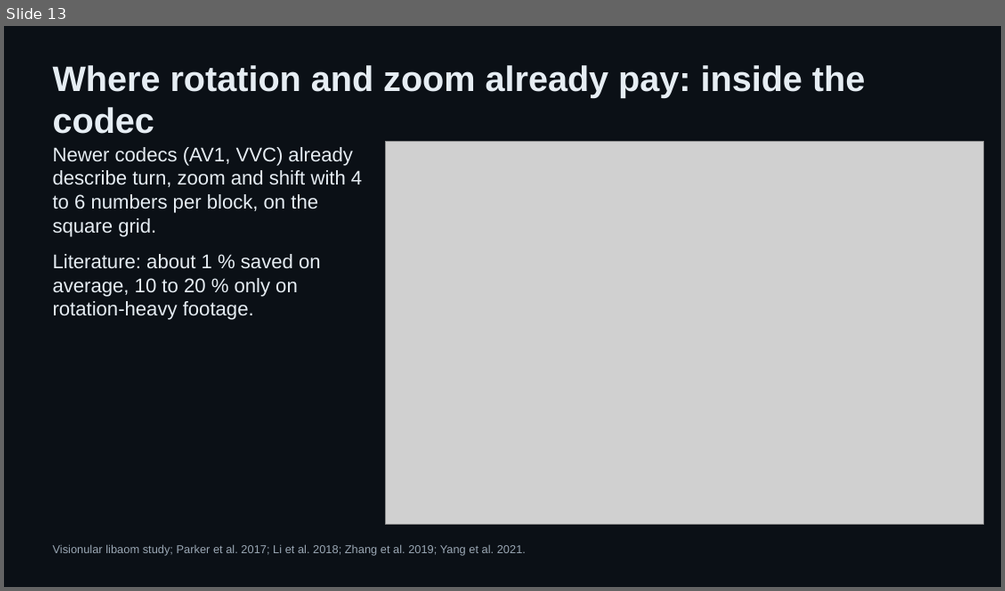
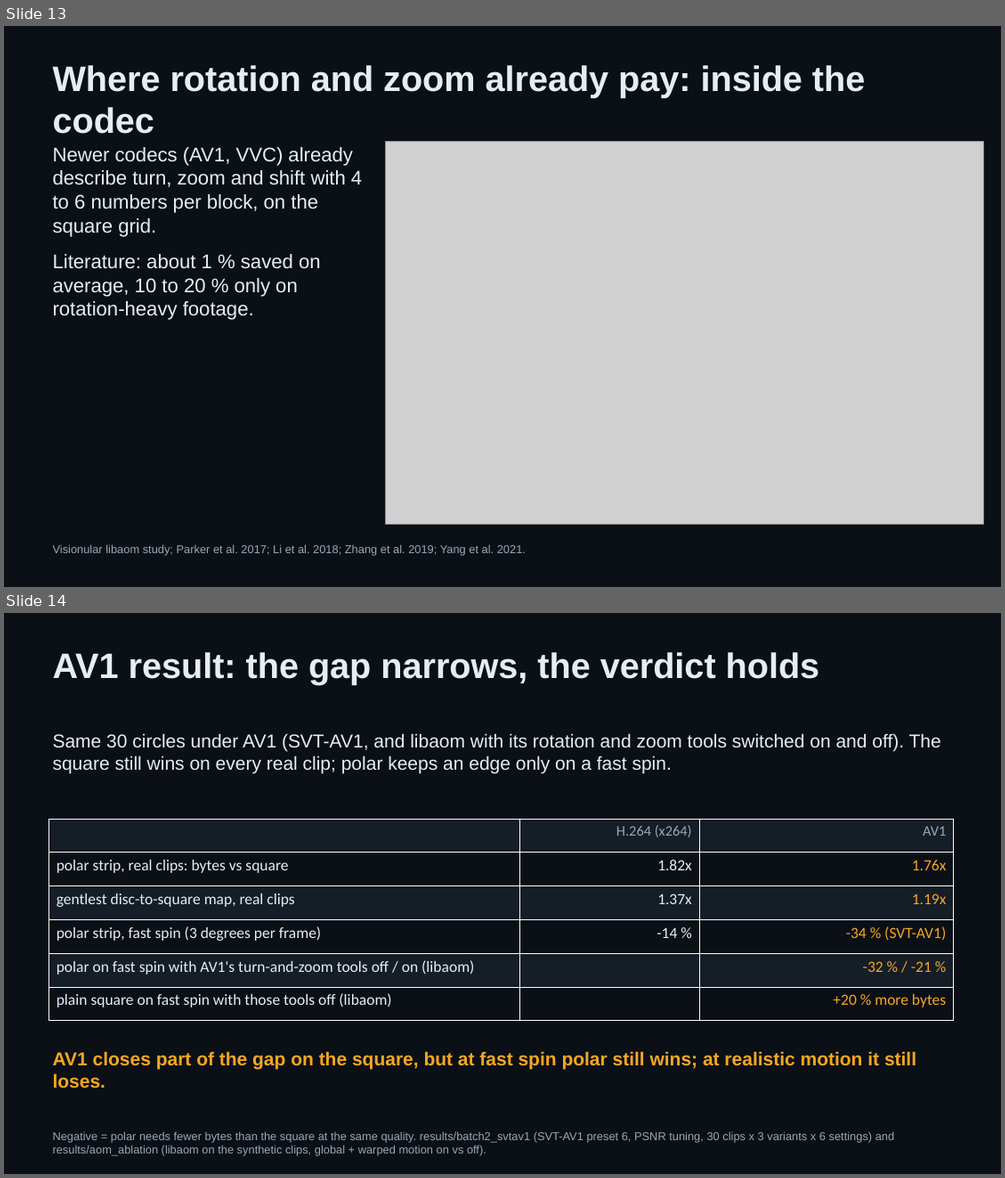
Before and after one commit to padington/polar-codec-site, a slide deck: slides/polar-codec.pptx. Shown one above the other, each under a label of ours: slide 13 before the commit, slides 13 and 14 after it. The pictures are 1005x591 and 1005x1178 pixels, drawn with LibreOffice and Linux fonts; fonts in the diff are those of the drawing; grey boxes stand for pictures. Boxes give left, top, right and bottom in pixels: in the first picture for what was removed or moved away, otherwise in the second. Text is boxed around its words. In the diff, an @@ line names an element or a change of style, - is before the commit and + after.

Commit message:
Deck slide 14: measured AV1 result; results page gains the AV1 section

```diff
--- a/slides/polar-codec.pptx
+++ b/slides/polar-codec.pptx
@@ slide 14 added at (x1=4, y1=613, x2=1001, y2=1174), background #0B1016 @@
@@ text added at (x1=53, y1=652, x2=820, y2=684), 34 pt, text #E6EDF3, bold @@
+AV1 result: the gap narrows, the verdict holds
@@ text added at (x1=53, y1=733, x2=941, y2=773), 18 pt, text #E6EDF3 @@
+Same 30 circles under AV1 (SVT-AV1, and libaom with its rotation and zoom tools switched on and off). The square still wins on every real clip; polar keeps an edge only on a fast spin.
@@ table added at (x1=48, y1=819, x2=954, y2=1021), 6 rows, 3 columns @@
+ | H.264 (x264) | AV1
+polar strip, real clips: bytes vs square | 1.82x | 1.76x
+gentlest disc-to-square map, real clips | 1.37x | 1.19x
+polar strip, fast spin (3 degrees per frame) | -14 % | -34 % (SVT-AV1)
+polar on fast spin with AV1's turn-and-zoom tools off / on (libaom) |  | -32 % / -21 %
+plain square on fast spin with those tools off (libaom) |  | +20 % more bytes
@@ text added at (x1=53, y1=1051, x2=916, y2=1088), 18 pt, text #F5A623, bold @@
+AV1 closes part of the gap on the square, but at fast spin polar still wins; at realistic motion it still loses.
@@ text added at (x1=53, y1=1131, x2=894, y2=1156), 11 pt, text #9AA7B4 @@
+Negative = polar needs fewer bytes than the square at the same quality. results/batch2_svtav1 (SVT-AV1 preset 6, PSNR tuning, 30 clips x 3 variants x 6 settings) and results/aom_ablation (libaom on the synthetic clips, global + warped motion on vs off).
```
Also in this commit, not shown: 3 slides changed, 1 slide removed, 7 other files.
